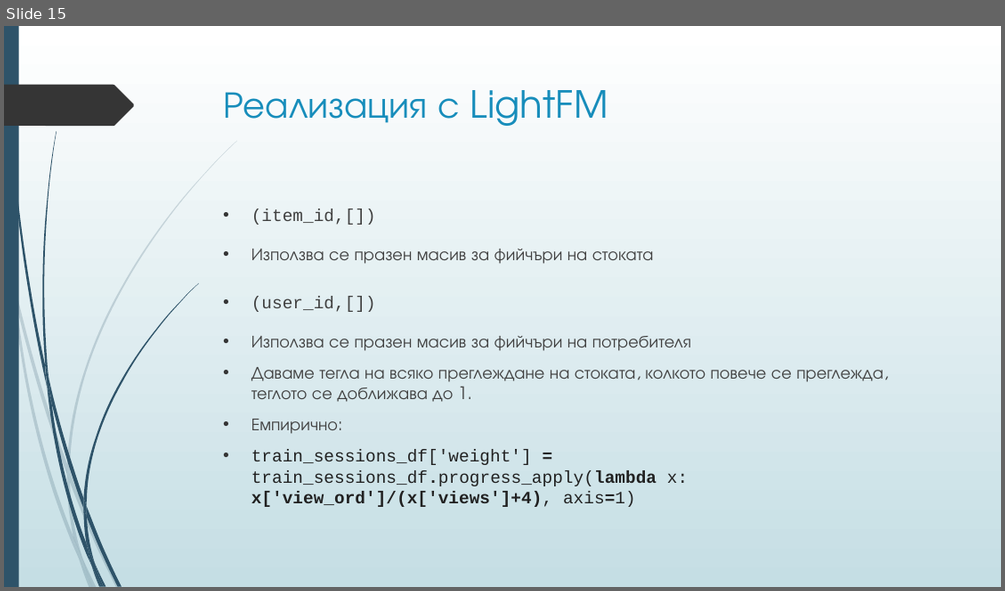
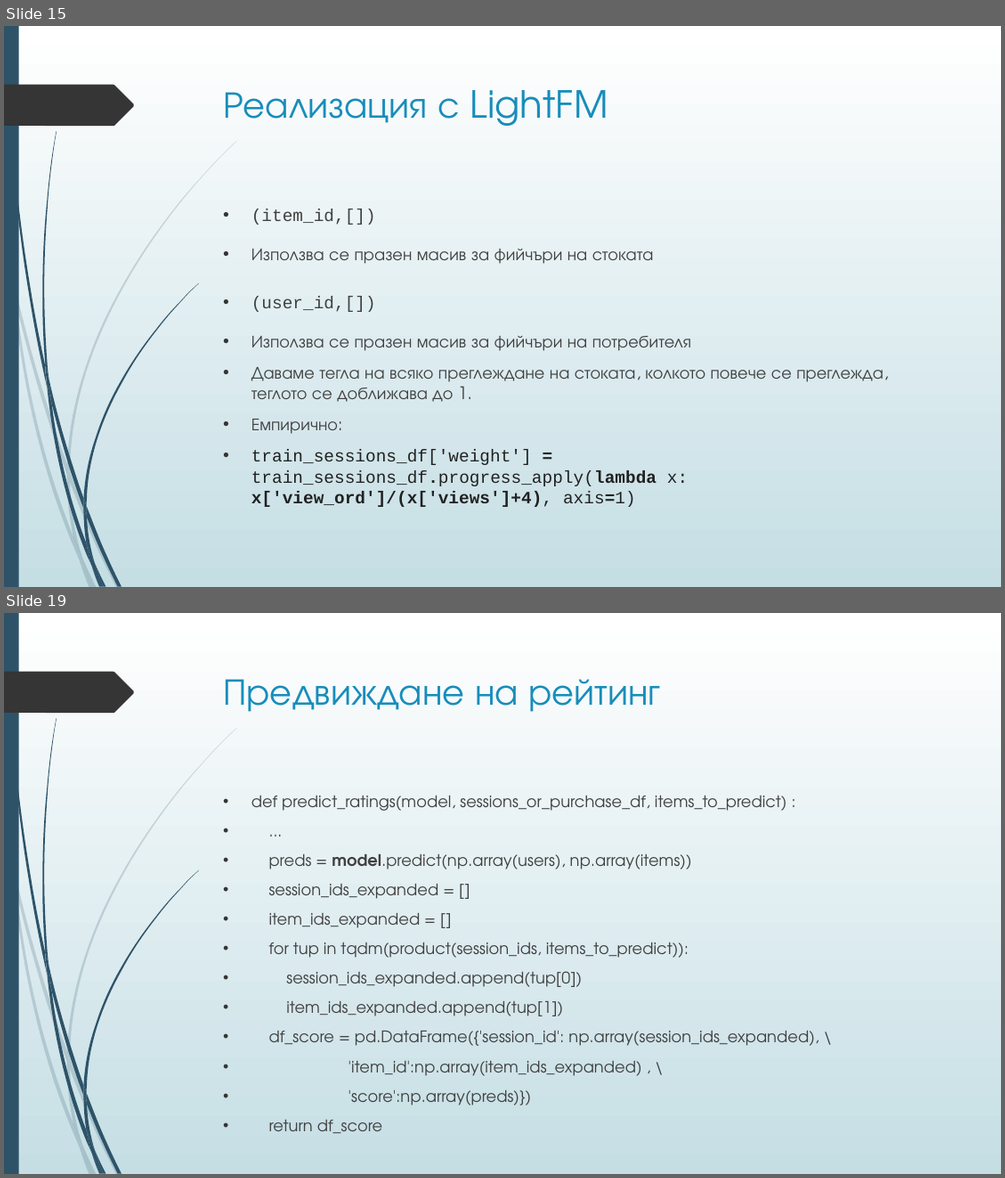
Before and after one commit to borkox/uni-sofia-recsys-dressipi, a slide deck: Проект_Борислав_Марков_0MI3400048.pptx. Shown one above the other, each under a label of ours: slide 15 before the commit, slides 15 and 19 after it; the slides between them are not shown. The pictures are 1005x591 and 1005x1178 pixels, drawn with LibreOffice and Linux fonts; fonts in the diff are those of the drawing. Boxes give left, top, right and bottom in pixels: in the first picture for what was removed or moved away, otherwise in the second. Text is boxed around its words. In the diff, an @@ line names an element or a change of style, - is before the commit and + after.

```diff
--- a/Проект_Борислав_Марков_0MI3400048.pptx
+++ b/Проект_Борислав_Марков_0MI3400048.pptx
@@ slide 19 added at (4,613,1001,1174), background gradient #FFFFFF to #C5DEE5; not listed: 24 template elements that a slide beside it also shows @@
@@ title added at (224,679,660,712), 36 pt, text #178DBB @@
+Предвиждане на рейтинг
@@ text added at (251,795,819,1105), 15.3 pt, text #404040 @@
+• def predict_ratings(model, sessions_or_purchase_df, items_to_predict) :
+• ...
+• preds = model.predict(np.array(users), np.array(items))
+• session_ids_expanded = []
+• item_ids_expanded = []
+• for tup in tqdm(product(session_ids, items_to_predict)):
+• session_ids_expanded.append(tup[0])
+• item_ids_expanded.append(tup[1])
+• df_score = pd.DataFrame({'session_id': np.array(session_ids_expanded), \
+• 'item_id':np.array(item_ids_expanded) , \
+• 'score':np.array(preds)})
+• return df_score
```
Also in this commit, not shown: 2 slides changed, 5 other slides added.
